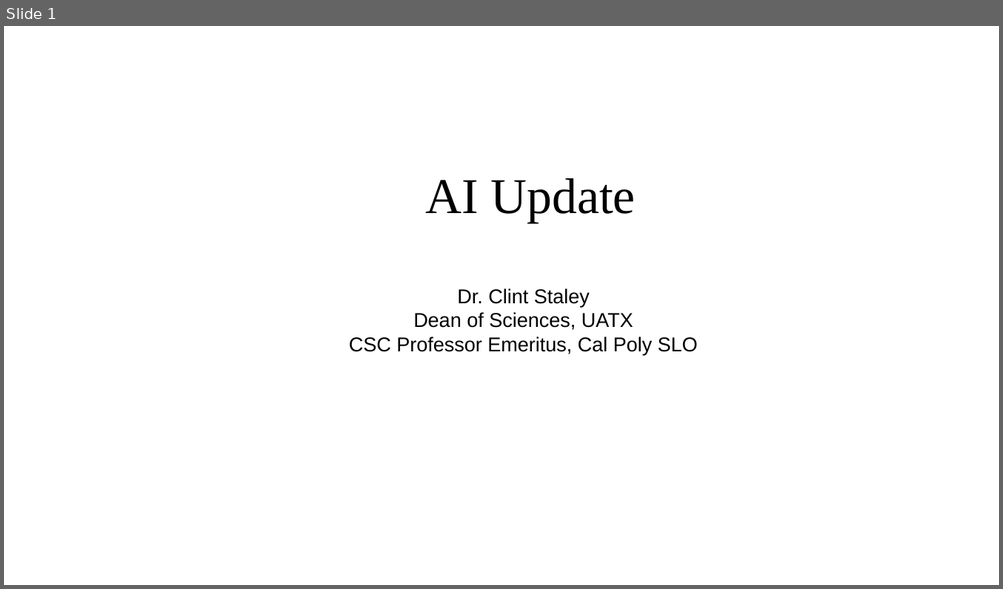
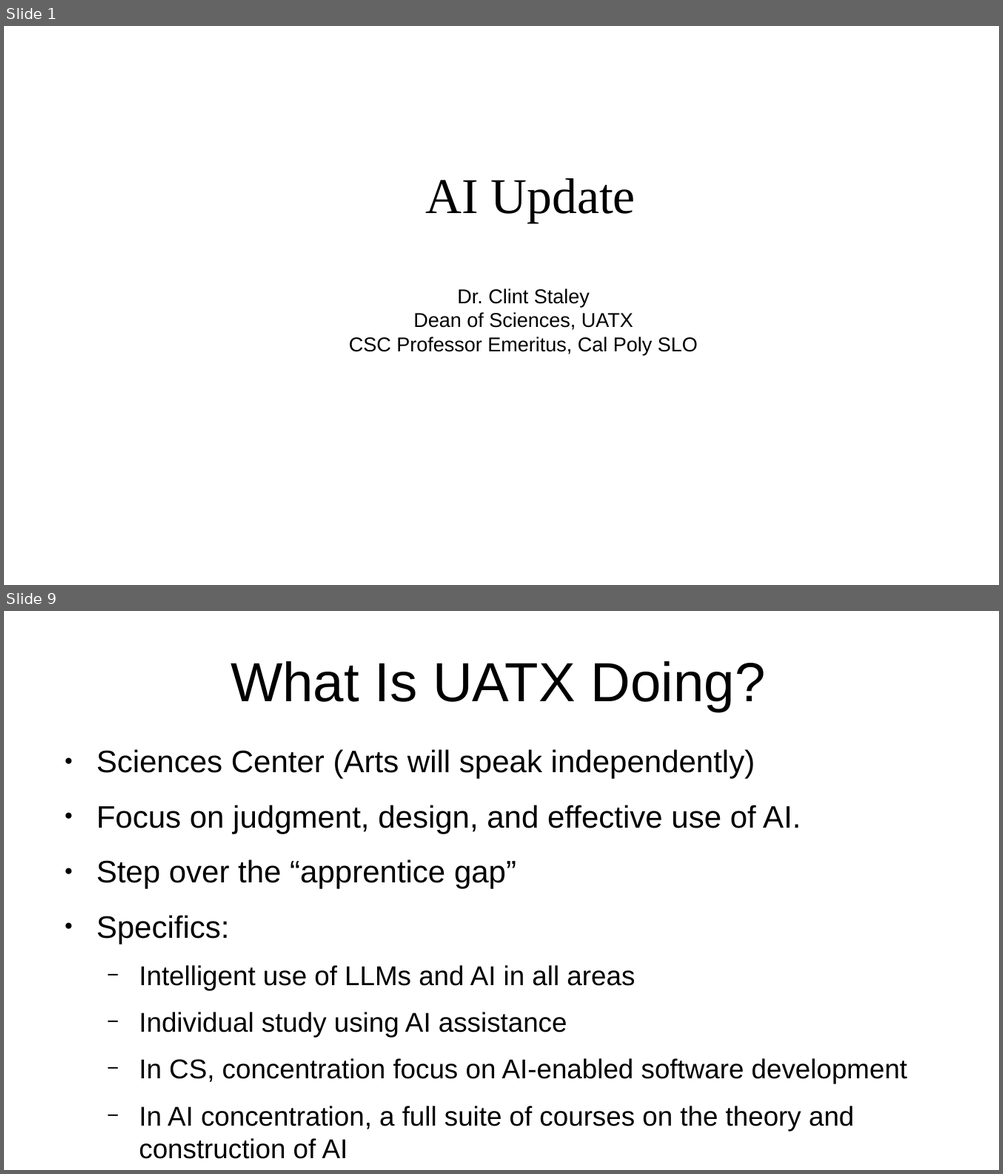
Before and after one commit to ClintStaley/AITalks, a slide deck: UATX/AIUpdate26.pptx. Shown one above the other, each under a label of ours: slide 1 before the commit, slides 1 and 9 after it; the slides between them are not shown. The pictures are 1003x589 and 1003x1174 pixels, drawn with LibreOffice and Linux fonts; fonts in the diff are those of the drawing. Boxes give left, top, right and bottom in pixels: in the first picture for what was removed or moved away, otherwise in the second. Text is boxed around its words. In the diff, an @@ line names an element or a change of style, - is before the commit and + after.

```diff
--- a/UATX/AIUpdate26.pptx
+++ b/UATX/AIUpdate26.pptx
@@ slide 9 added at bbox=[4, 611, 999, 1170], background #FFFFFF @@
@@ title added at bbox=[230, 661, 765, 712], 44 pt, text #000000 @@
+What Is UATX Doing?
@@ text added at bbox=[96, 749, 907, 1159], 21.7 pt, text #000000 @@
+● Sciences Center (Arts will speak independently)
+● Focus on judgment, design, and effective use of AI.
+● Step over the “apprentice gap”
+● Specifics:
+  − Intelligent use of LLMs and AI in all areas
+  − Individual study using AI assistance
+  − In CS, concentration focus on AI-enabled software development
+  − In AI concentration, a full suite of courses on the theory and construction of AI
```
Also in this commit, not shown: 1 slide changed, 6 other slides added, 12 slides removed.
